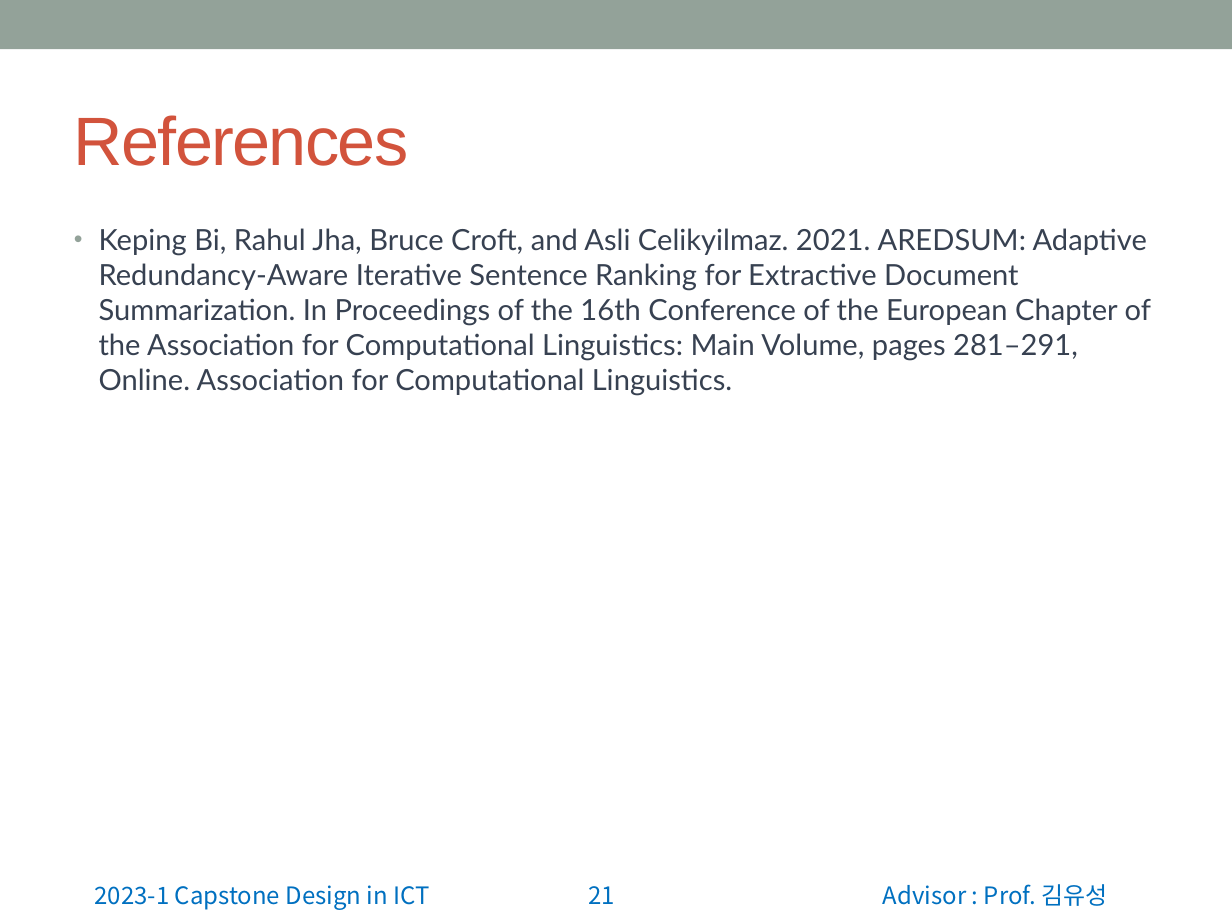
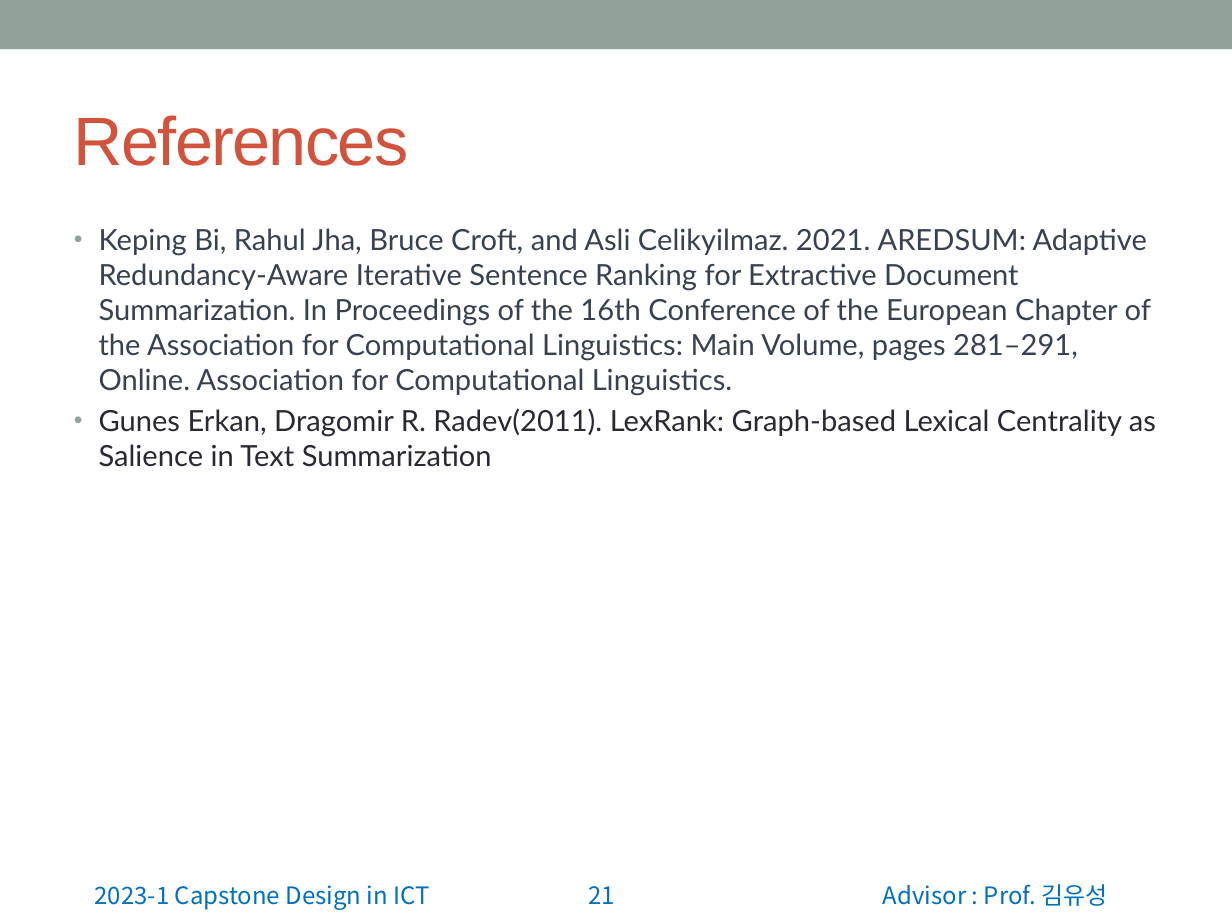
Before and after one commit to wonchul98/audio-to-summary, a slide deck: slide 21 of ppt/정보통신종합설계 중간발표 앞부분.pptx. Drawn at 1232x924 pixels with LibreOffice and Linux fonts; fonts in the diff are those of the drawing. Boxes give left, top, right and bottom in pixels: in the first picture for what was removed or moved away, otherwise in the second. Text is boxed around its words. In the diff, an @@ line names an element or a change of style, - is before the commit and + after.

```diff
--- a/ppt/정보통신종합설계 중간발표 앞부분.pptx
+++ b/ppt/정보통신종합설계 중간발표 앞부분.pptx
@@ text at box(99, 408, 1156, 467): paragraph added @@
+• Gunes Erkan, Dragomir R. Radev(2011). LexRank: Graph-based Lexical Centrality as Salience in Text Summarization
```
Also in this commit, not shown: 2 slides added, 2 slides removed.
